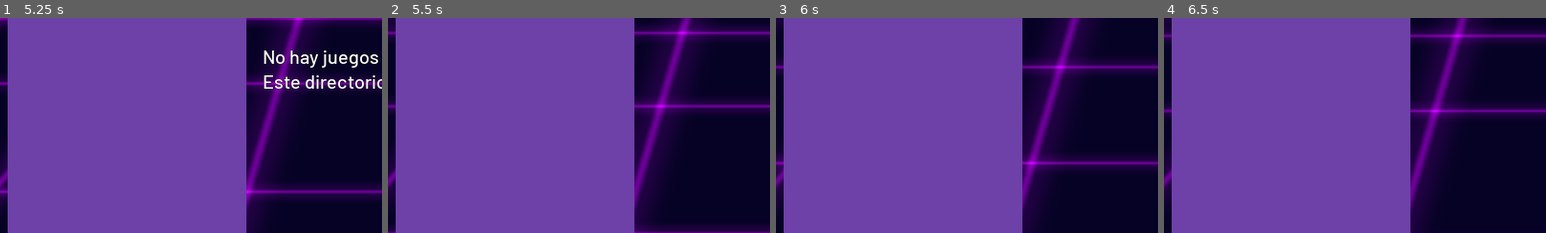
Above: before the commit, frames 1-4 (left to right).
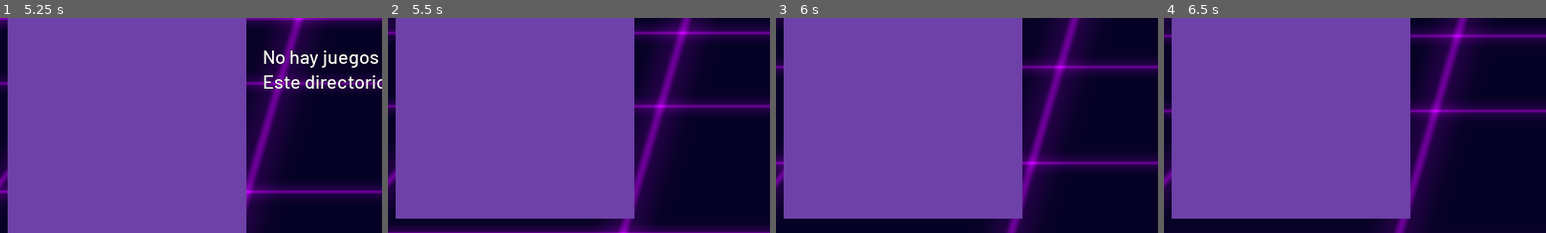
Above: after the commit, the same moments.

Repository: PlayJamDevs/Play-Jam-Launcher-2
Game: Godot game, scene res://scenes/Main.tscn
Two runs of this game, one before a commit and one after it. Both use one fixed random seed, a clock stepped at 60 frames per second and the inputs below. The engine's default icon, where the game draws it, is replaced by a stand-in: a white triangle on a blue panel in a dark square.
Inputs:
- Up to frame 1 (5.25 s): tap Enter (ui_accept) at 0.5, 0.77, 1.52, 3.02, 3.77, 4.52 s; hold Right (ui_right) 0.53-1.28 s; hold Left (ui_left) 1.28-2.03 s; hold Right (ui_right) 2.03-3.53 s; hold Left (ui_left) from 3.53 s (still down)
- Up to frame 2 (5.5 s): keep holding Left (ui_left)
- Up to frame 3 (6 s): release Left (ui_left) at 5.78 s; hold Right (ui_right) from 5.78 s (still down)
- Up to frame 4 (6.5 s): keep holding Right (ui_right); tap Enter (ui_accept) at 6.02 s
The pictures show only the part of the screen within x 1-51%, y 50-100%; the shares and areas given below are measured in that part.

Frame 1 is identical in both runs. In frame 2, 4.2% of the frame differs, in the area x 2-65%, y 93-100%; in frame 3, 4.2%; in frame 4, 4.2%.

Commit message:
fix size de GameSelection en Main

Diff:
--- a/scenes/Main.tscn
+++ b/scenes/Main.tscn
@@ -1009,8 +1009,7 @@
 unique_name_in_owner = true
 visible = false
 margin_top = 1080.0
-margin_right = 3840.0
-margin_bottom = 3240.0
+margin_bottom = 1080.0
 
 [node name="Others" type="Node" parent="."]
 
